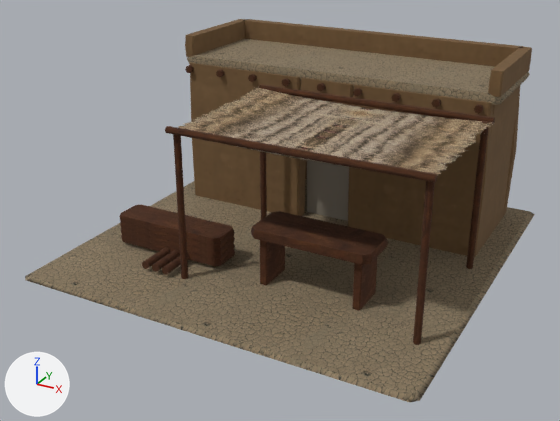
A saved change to the glTF model assets/3d/sumer-buildings/joineryYard.glb.
One viewpoint serves both versions: a 50 mm camera at (4.52, -8.83, 4.87) aimed at (-0.12, -0.39, 0.65). Lighting does not change. The marker at lower left points along +X, +Y and +Z. The first picture is the older version. Vertices at exactly the same position are counted once.

The older version as bpy lines, for what is in view:
```python
me_mesh_0 = bpy.data.meshes.new('Mesh_0')
me_mesh_0.from_pydata(...)  # 48 vertices, 88 faces; spans x -2.69..2.69, y -2.69..2.69, z 0.0..2.31
me_mesh_0.materials.append(mat_alluvial_earth)
me_mesh_1 = bpy.data.meshes.new('Mesh_1')
me_mesh_1.from_pydata(...)  # 216 vertices, 396 faces; spans x -2.38..2.38, y 0.68..2.42, z 0.0..2.6
me_mesh_1.materials.append(mat_warm_clay_plaster)
me_mesh_2 = bpy.data.meshes.new('Mesh_2')
me_mesh_2.from_pydata(...)  # 24 vertices, 44 faces; spans x -0.41..0.41, y 0.95..1.03, z 0.01..1.51
me_mesh_2.materials.append(mat_game_door_shadow)  # grey #898174
me_mesh_3 = bpy.data.meshes.new('Mesh_3')
me_mesh_3.from_pydata(...)  # 520 vertices, 936 faces; spans x -2.31..2.4, y -1.8..2.48, z 0.0..2.17
me_mesh_3.materials.append(mat_worn_timber)
me_mesh_5 = bpy.data.meshes.new('Mesh_5')
me_mesh_5.from_pydata(...)  # 15 vertices, 16 faces; spans x -1.01..2.51, y -1.75..0.45, z 1.98..2.07
me_mesh_5.materials.append(mat_laid_reed_thatch)
ob_joineryyard_0 = bpy.data.objects.new('joineryYard-0', me_mesh_0)
ob_joineryyard_0.location = (0.0, 0.0, 0.0)
ob_joineryyard_1 = bpy.data.objects.new('joineryYard-1', me_mesh_1)
ob_joineryyard_1.location = (0.0, 0.0, 0.0)
ob_joineryyard_2 = bpy.data.objects.new('joineryYard-2', me_mesh_2)
ob_joineryyard_2.location = (0.0, 0.0, 0.0)
ob_joineryyard_3 = bpy.data.objects.new('joineryYard-3', me_mesh_3)
ob_joineryyard_3.location = (0.0, 0.0, 0.0)
ob_joineryyard_5 = bpy.data.objects.new('joineryYard-5', me_mesh_5)
ob_joineryyard_5.location = (0.0, 0.0, 0.0)
```
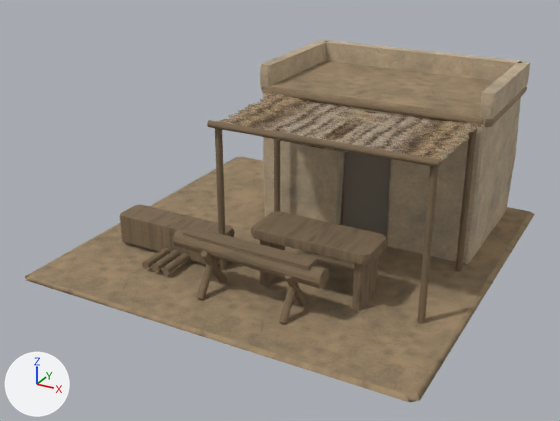
Pixel boxes (x1, y1, x2, y2) of what changed, in the pictures (560 x 421 px; the box of a moved part takes in the faces that stretch with it):
'joineryYard-0', recoloured, reshaped (6% shorter): before (25, 39, 535, 402); after (25, 61, 535, 402)
'joineryYard-1', deleted (brown): before (185, 19, 532, 257)
'joineryYard-3', reshaped (16% shorter): before (119, 65, 495, 345); after (119, 90, 483, 324)
'original-joineryYard-warm-clay-plaster', added (brown): after (260, 40, 530, 264)
'joineryYard-5', moved, rescaled (16% narrower, 21% shorter): before (178, 88, 494, 176); after (218, 92, 484, 161)
'original-joineryYard-game-door-shadow', added: after (342, 152, 391, 237)
'joineryYard-2', deleted: before (307, 160, 349, 221)
part 1 of me_mesh_0, moved or reshaped: before (187, 39, 530, 105); after (261, 61, 527, 127)
part 2 of me_mesh_3, moved or reshaped: before (466, 121, 489, 269); after (455, 123, 478, 271)
part 3 of me_mesh_3, moved or reshaped: before (413, 181, 435, 345); after (417, 166, 438, 324)
part 4 of me_mesh_3, moved or reshaped: before (260, 151, 267, 220); after (274, 139, 280, 212)
part 5 of me_mesh_3, moved or reshaped: before (173, 134, 188, 279); after (215, 128, 226, 270)
part 6 of me_mesh_3, added (brown): after (273, 90, 483, 126)
part 7 of me_mesh_3, added (brown): after (207, 120, 441, 167)
part 8 of me_mesh_3, added: after (285, 275, 307, 306)
part 9 of me_mesh_3, added: after (279, 282, 298, 324)
part 10 of me_mesh_3, added: after (201, 251, 227, 283)
part 11 of me_mesh_3, added: after (196, 256, 216, 300)
part 12 of me_mesh_3, added (brown): after (173, 229, 329, 289)
part 13 of me_mesh_3, deleted: before (165, 65, 495, 183)
part 14 of me_mesh_3, added (brown): after (183, 227, 317, 270)
part 15 of me_mesh_3, recoloured (lighter): (119, 205, 388, 311) in both

What changed in the scene script:
```text
Add mat_courtyard_wood:
    mat_courtyard_wood = bpy.data.materials.new('courtyard-wood')
    # colours: brown #8a755b
    # uses the picture img_assets_3d_textures_courtyard_wood_color_jpg
    # uses the picture img_assets_3d_textures_courtyard_wood_normal_jpg
Add mat_courtyard_earth:
    mat_courtyard_earth = bpy.data.materials.new('courtyard-earth')
    # colours: beige #a58d6e
    # uses the picture img_assets_3d_textures_courtyard_earth_color_jpg
    # uses the picture img_assets_3d_textures_courtyard_earth_normal_jpg
Add mat_courtyard_plaster:
    mat_courtyard_plaster = bpy.data.materials.new('courtyard-plaster')
    # colours: beige #ccb79a
    # uses the picture img_assets_3d_textures_courtyard_plaster_color_jpg
    # uses the picture img_assets_3d_textures_courtyard_plaster_normal_jpg
Change me_mesh_0:
    remove me_mesh_0.from_pydata(...)  # 48 vertices, 88 faces; spans x -2.69..2.69, y -2.69..2.69, z 0.0..2.31
    remove me_mesh_0.materials.append(mat_alluvial_earth)
    add me_mesh_0.from_pydata(...)  # 48 vertices, 88 faces; spans x -2.69..2.69, y -2.69..2.69, z 0.0..2.08
    me_mesh_0 part 1: 24 of 48 vertices moved; they spanned x -2.4..2.4, y 0.72..2.38, z 2.17..2.31 and now span x -0.95..2.37, y 0.48..2.48, z 1.94..2.08; mean shift (0.71, -0.07, -0.23); largest move (-2.32, 0.72, 2.24) -> (-0.87, 0.48, 2.01)
    add me_mesh_0.materials.append(mat_courtyard_earth)
Change me_mesh_3:
    remove me_mesh_3.from_pydata(...)  # 520 vertices, 936 faces; spans x -2.31..2.4, y -1.8..2.48, z 0.0..2.17
    add me_mesh_3.from_pydata(...)  # 570 vertices, 1024 faces; spans x -2.19..2.3, y -2.08..2.58, z 0.0..2.09
    me_mesh_3 part 2: the loose piece of 26 vertices spanning x 2.27..2.37, y 0.33..0.41, z 0.0..2.05 is moved by (-0.11, -0.14, 0.0), in mat_courtyard_wood
    me_mesh_3 part 3: the loose piece of 26 vertices spanning x 2.27..2.37, y -1.71..-1.62, z 0.0..2.05 is moved by (-0.11, 0.43, 0.0), in mat_courtyard_wood
    me_mesh_3 part 4: the loose piece of 26 vertices spanning x -0.87..-0.77, y 0.33..0.41, z 0.0..2.05 is moved by (0.31, -0.14, 0.0), in mat_courtyard_wood
    me_mesh_3 part 5: the loose piece of 26 vertices spanning x -0.87..-0.77, y -1.71..-1.62, z 0.0..2.05 is moved by (0.31, 0.43, 0.0), in mat_courtyard_wood
    me_mesh_3 part 6: a new loose piece, a 7-sided cylinder along x spanning x -0.595..2.295, y 0.271..0.359, z 2.005..2.091, in mat_courtyard_wood
    me_mesh_3 part 7: a new loose piece, a 7-sided cylinder along x spanning x -0.595..2.295, y -1.359..-1.271, z 2.005..2.091, in mat_courtyard_wood
    me_mesh_3 part 8: a new loose piece of 18 vertices spanning x 0.77..0.87, y -1.95..-1.48, z 0.03..0.65, in mat_courtyard_wood
    me_mesh_3 part 9: a new loose piece of 18 vertices spanning x 0.77..0.87, y -2.08..-1.61, z 0.03..0.65, in mat_courtyard_wood
    me_mesh_3 part 10: a new loose piece of 18 vertices spanning x -0.38..-0.28, y -1.95..-1.48, z 0.03..0.65, in mat_courtyard_wood
    me_mesh_3 part 11: a new loose piece of 18 vertices spanning x -0.38..-0.28, y -2.08..-1.61, z 0.03..0.65, in mat_courtyard_wood
    me_mesh_3 part 12: a new loose piece of 18 vertices spanning x -0.81..1.22, y -1.92..-1.67, z 0.51..0.78, in mat_courtyard_wood
    me_mesh_3 part 13: 11 loose pieces with 176 vertices, spanning x -2.31..2.4, y -1.79..2.48, z 2.0..2.17, are deleted
    me_mesh_3 part 14: 8 vertices added at x -0.69..1.07, y -1.89..-1.63, z 0.73..0.79
    me_mesh_3 part 15: 392 faces spanning x -2.19..1.61, y -1.8..-0.59, z 0.0..0.83 switch from mat_worn_timber to mat_courtyard_wood
    other edits to the shape of me_mesh_3 do not show in these pictures
Change me_mesh_5:
    remove me_mesh_5.from_pydata(...)  # 15 vertices, 16 faces; spans x -1.01..2.51, y -1.75..0.45, z 1.98..2.07
    add me_mesh_5.from_pydata(...)  # 15 vertices, 16 faces; spans x -0.71..2.4, y -1.32..0.31, z 1.98..2.07
    me_mesh_5 part 16: the whole mesh is scaled about its middle by (0.881, 0.741, 1), then moved by (0.1, 0.15, 0.0)
Remove ob_joineryyard_1:
    ob_joineryyard_1 = bpy.data.objects.new('joineryYard-1', me_mesh_1)
Remove ob_joineryyard_2:
    ob_joineryyard_2 = bpy.data.objects.new('joineryYard-2', me_mesh_2)
Add ob_original_joineryyard_game_door_shadow:
    ob_original_joineryyard_game_door_shadow = bpy.data.objects.new('original-joineryYard-game-door-shadow', me_mesh_2_1)  # 24 vertices, 44 faces; spans x 0.3..1.12, y 0.71..0.79, z 0.01..1.51; in mat_game_door_shadow (grey #898174)
    ob_original_joineryyard_game_door_shadow.location = (0.0, 0.0, 0.0)
Add ob_original_joineryyard_warm_clay_plaster:
    ob_original_joineryyard_warm_clay_plaster = bpy.data.objects.new('original-joineryYard-warm-clay-plaster', me_mesh_1_1)  # 216 vertices, 396 faces; spans x -0.94..2.36, y 0.43..2.52, z 0.0..2.37
    ob_original_joineryyard_warm_clay_plaster.location = (0.0, 0.0, 0.0)
```
